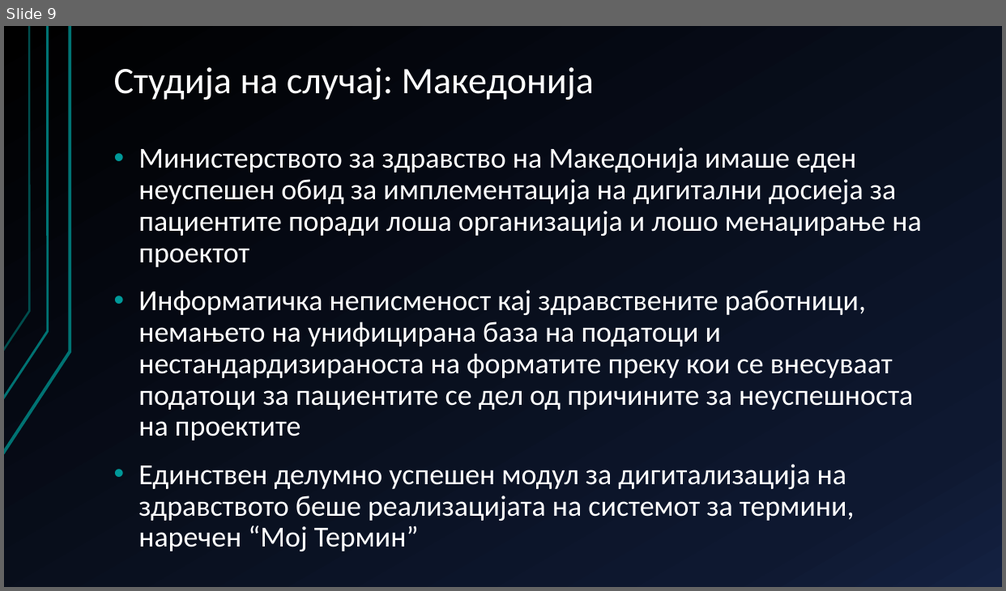
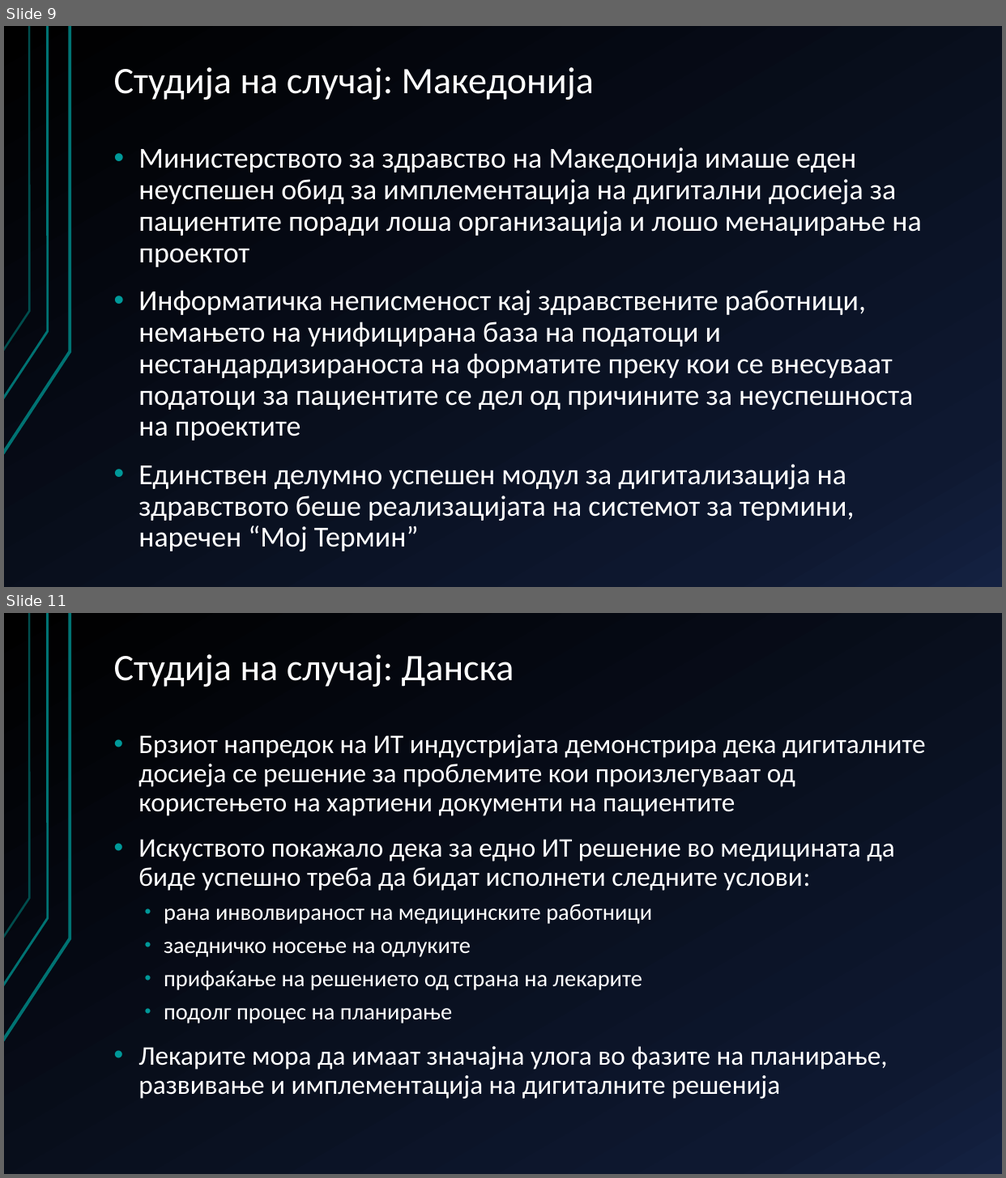
Before and after one commit to AlenDosev/Master, a slide deck: Master.pptx. Shown one above the other, each under a label of ours: slide 9 before the commit, slides 9 and 11 after it; the slides between them are not shown. The pictures are 1006x591 and 1006x1178 pixels, drawn with LibreOffice and Linux fonts; fonts in the diff are those of the drawing. Boxes give left, top, right and bottom in pixels: in the first picture for what was removed or moved away, otherwise in the second. Text is boxed around its words. In the diff, an @@ line names an element or a change of style, - is before the commit and + after.

```diff
--- a/Master.pptx
+++ b/Master.pptx
@@ slide 11 added at (4, 613, 1002, 1174), background gradient #000000 to #0F1931 to #142242; not listed: 3 template elements that a slide beside it also shows @@
@@ title added at (114, 654, 514, 687), 36 pt, text #FFFFFF @@
+Студија на случај: Данска
@@ text added at (138, 735, 926, 1099), 25.9 pt, text #FFFFFF @@
+• Брзиот напредок на ИТ индустријата демонстрира дека дигиталните досиеја се решение за проблемите кои произлегуваат од користењето на хартиени документи на пациентите
+• Искуството покажало дека за едно ИТ решение во медицината да биде успешно треба да бидат исполнети следните услови:
+  • рана инволвираност на медицинските работници
+  • заедничко носење на одлуките
+  • прифаќање на решението од страна на лекарите
+  • подолг процес на планирање
+• Лекарите мора да имаат значајна улога во фазите на планирање, развивање и имплементација на дигиталните решенија
```
Also in this commit, not shown: 1 slide changed, 7 other slides added, 8 slides removed, 1 other file.
